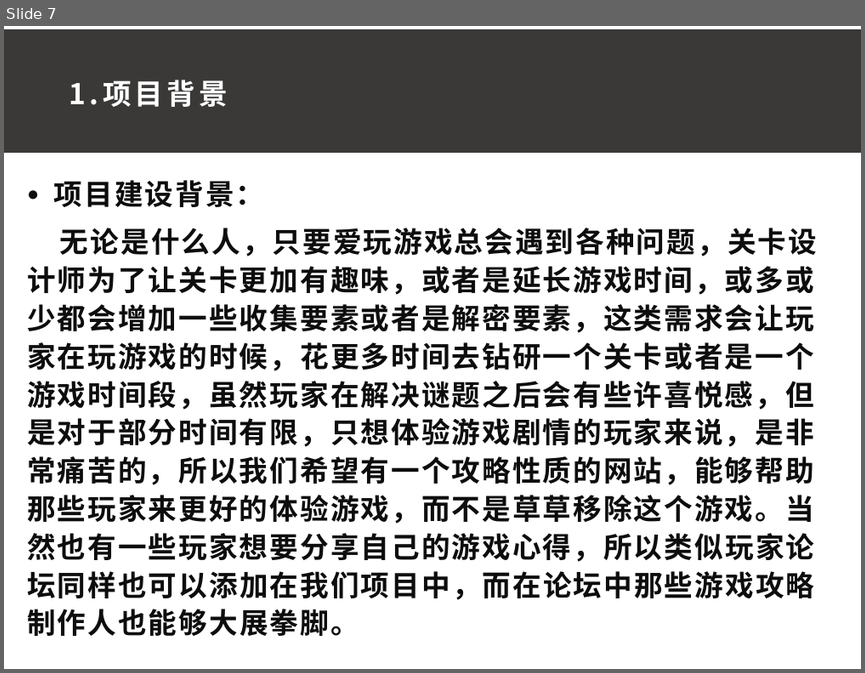
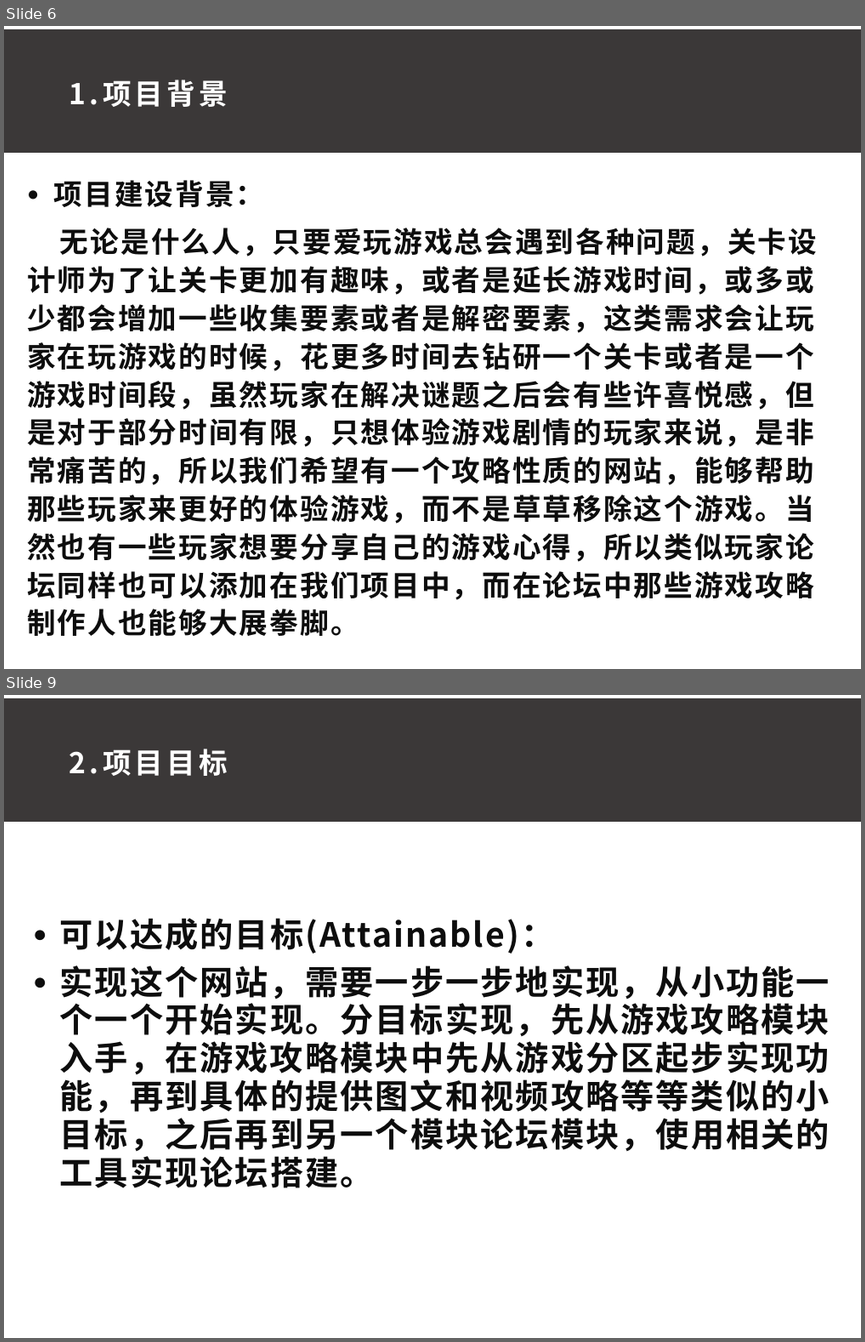
Before and after one commit to ConstanTWT/SE2020-G01, a slide deck: 项目计划书/G01小组项目计划PPT0.1.pptx. Shown one above the other, each under a label of ours: slide 7 before the commit, slides 6 and 9 after it; the slides between them are not shown. The pictures are 865x673 and 865x1342 pixels, drawn with LibreOffice and Linux fonts; fonts in the diff are those of the drawing. Boxes give left, top, right and bottom in pixels: in the first picture for what was removed or moved away, otherwise in the second. Text is boxed around its words. In the diff, an @@ line names an element or a change of style, - is before the commit and + after.

```diff
--- a/项目计划书/G01小组项目计划PPT0.1.pptx
+++ b/项目计划书/G01小组项目计划PPT0.1.pptx
@@ slide 9 added at box(4, 695, 861, 1338), background #FFFFFF @@
@@ rectangle added at box(4, 698, 861, 822), fill #3B3838 @@
@@ text added at box(69, 749, 228, 776), 24 pt, text #FFFFFF, bold @@
+2.项目目标
@@ text added at box(60, 918, 829, 1188), 28 pt, text #0D0D0D, bold @@
+● 可以达成的目标(Attainable)：
+● 实现这个网站，需要一步一步地实现，从小功能一个一个开始实现。分目标实现，先从游戏攻略模块入手，在游戏攻略模块中先从游戏分区起步实现功能，再到具体的提供图文和视频攻略等等类似的小目标，之后再到另一个模块论坛模块，使用相关的工具实现论坛搭建。
@@ what was slide 7 is now slide 6 @@
```
Also in this commit, not shown: 6 slides changed, 3 other slides added, 5 slides removed, 3 other files.
